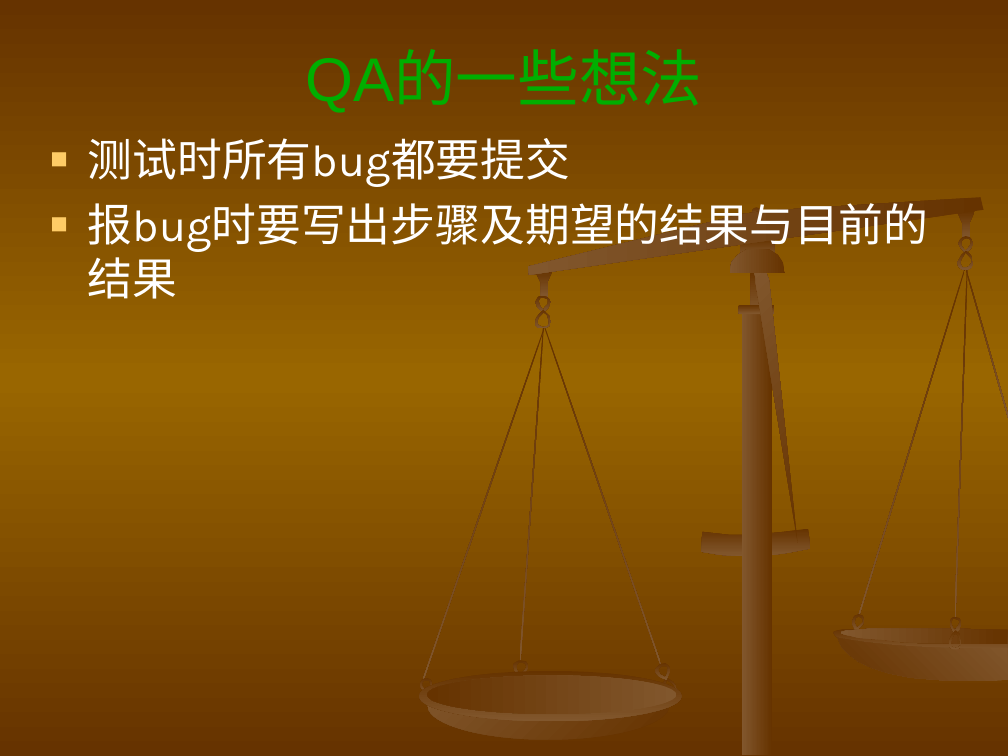
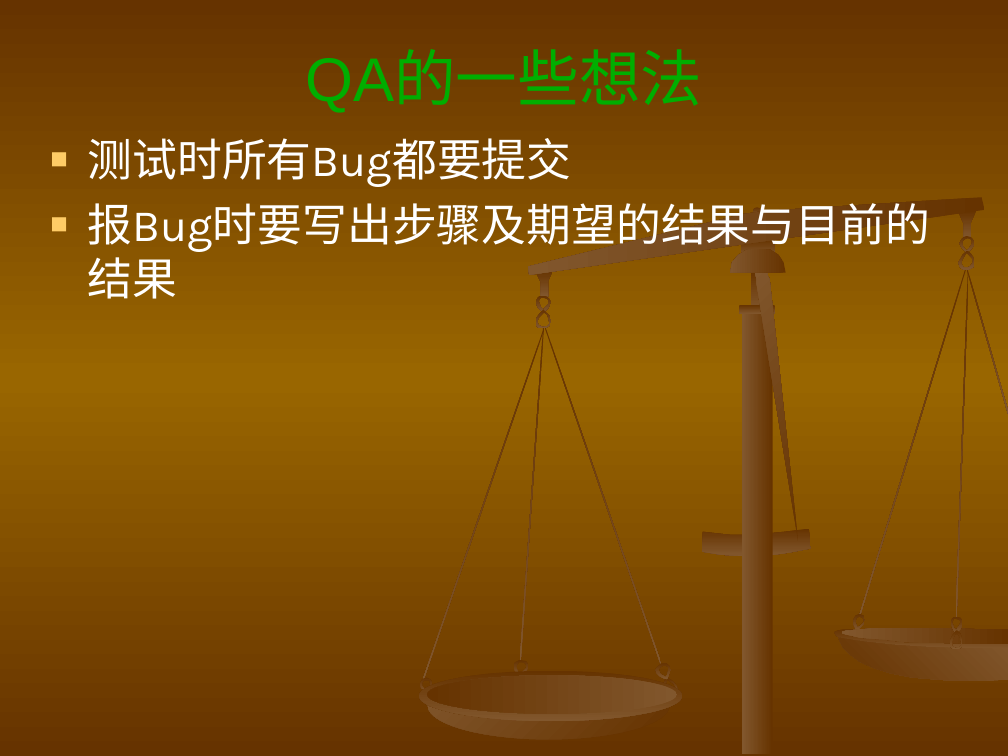
Before and after one commit to googlecode-mirror/myopensources, a slide deck: slide 11 of planing/ppt/项目开发总结.ppt. Drawn at 1008x756 pixels with LibreOffice and Linux fonts; fonts in the diff are those of the drawing. Boxes give left, top, right and bottom in pixels: in the first picture for what was removed or moved away, otherwise in the second. Text is boxed around its words. In the diff, an @@ line names an element or a change of style, - is before the commit and + after.

```diff
--- a/planing/ppt/项目开发总结.ppt
+++ b/planing/ppt/项目开发总结.ppt
@@ text at [88, 138, 930, 253]: text changed @@
-■ 测试时所有bug都要提交
-■ 报bug时要写出步骤及期望的结果与目前的结果
+■ 测试时所有Bug都要提交
+■ 报Bug时要写出步骤及期望的结果与目前的结果
@@ freeform shape at [528, 198, 985, 275]: outline redrawn @@
@@ freeform shape at [959, 251, 975, 270]: outline redrawn @@
```
Also in this commit, not shown: 11 other slides changed.
